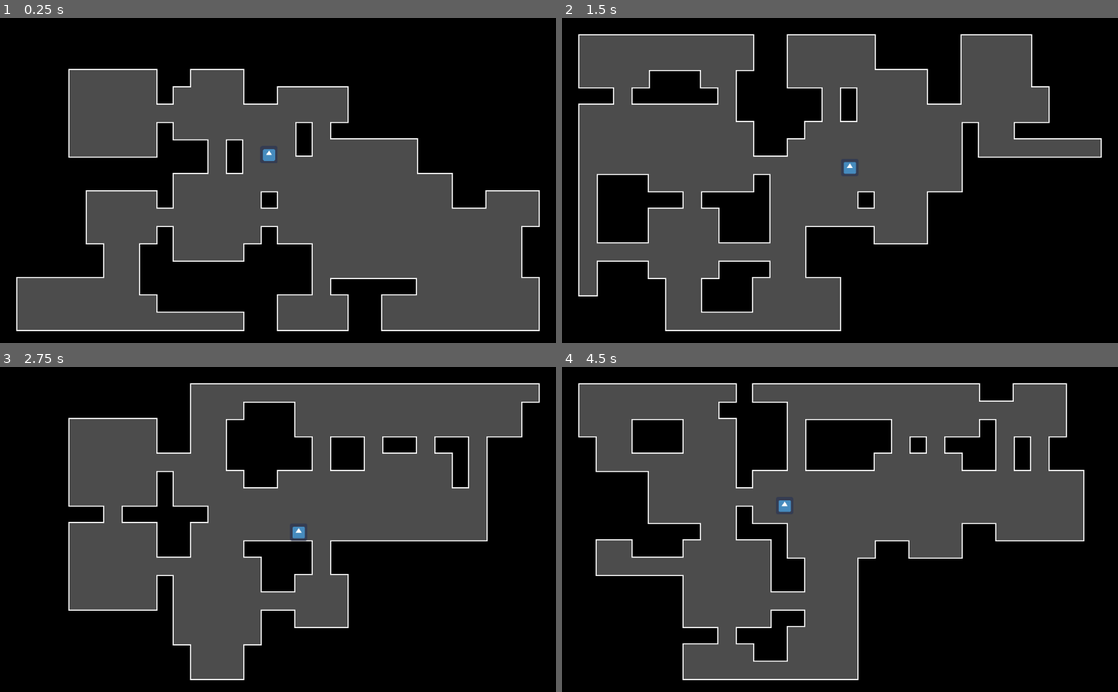
Above: before the commit, frames 1-4 (two rows, left to right).
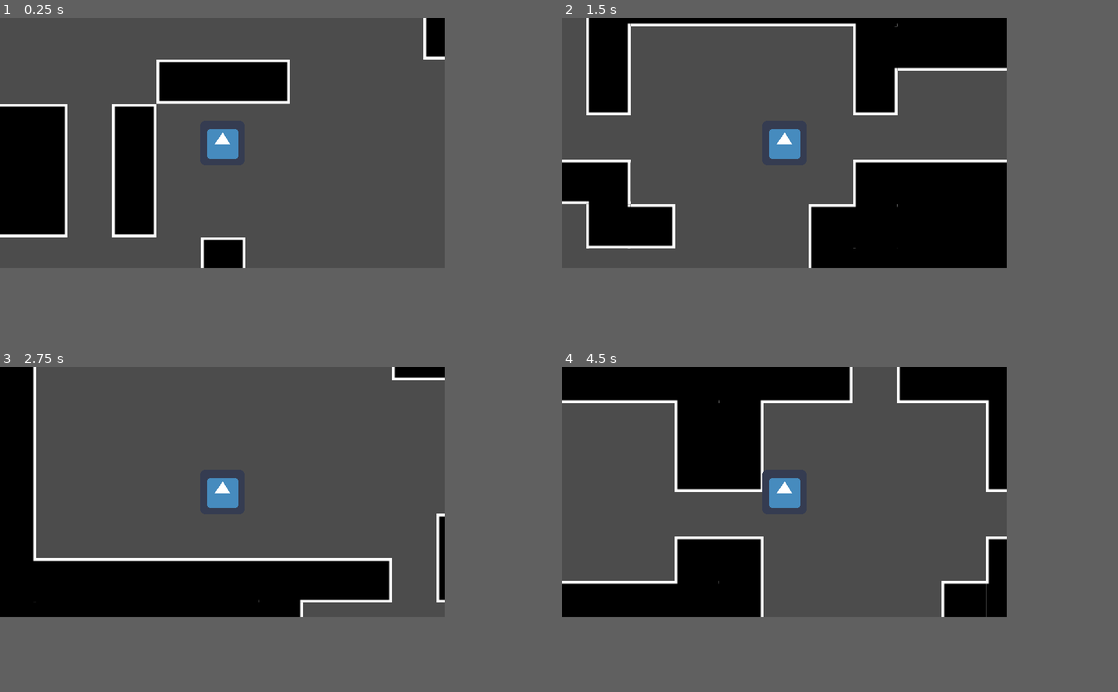
Above: after the commit, the same moments.

Repository: woliveira82/godot-walker-level-generation
Game: Godot game, scene res://game/World.tscn
Same seed, same stepped clock (60 frames per second), same inputs: the game is played once before the commit and once after it. The engine's default icon, where the game draws it, is replaced by a stand-in: a white triangle on a blue panel in a dark square.
Inputs:
- Up to frame 1 (0.25 s): no input
- Up to frame 2 (1.5 s): tap Enter (ui_accept) at 0.5, 0.77 s; hold Right (ui_right) 0.53-1.28 s; hold Down (ui_down) from 1.28 s (still down)
- Up to frame 3 (2.75 s): tap Enter (ui_accept) at 1.52 s; release Down (ui_down) at 2.03 s; hold Right (ui_right) from 2.03 s (still down)
- Up to frame 4 (4.5 s): release Right (ui_right) at 2.78 s; hold Up (ui_up) 2.78-3.53 s; tap Enter (ui_accept) at 3.02, 3.77 s; hold Left (ui_left) from 3.53 s (still down)
The window is 800x468 before the commit and 640x360 after it. Grey fills any space a smaller window leaves; there, only what the larger window draws over its background counts as a difference.

The runs differ from the first frame. In frame 1, 47% of the frame differs, in the area x 0-98%, y 0-97%; in frame 2, 32%; in frame 3, 36%; in frame 4, 40%.

Commit message:
feat: add exit to start a new level

Diff:
--- /dev/null
+++ b/game/ExitArea.gd
@@ -0,0 +1,7 @@
+extends Area2D
+
+signal leaving_level
+
+
+func _on_ExitArea_body_entered(body):
+	emit_signal("leaving_level")
--- /dev/null
+++ b/game/ExitArea.tscn
@@ -0,0 +1,20 @@
+[gd_scene load_steps=3 format=2]
+
+[ext_resource path="res://game/ExitArea.gd" type="Script" id=1]
+
+[sub_resource type="RectangleShape2D" id=1]
+extents = Vector2( 15, 15 )
+
+[node name="ExitArea" type="Area2D"]
+script = ExtResource( 1 )
+
+[node name="ColorRect" type="ColorRect" parent="."]
+margin_left = -15.9951
+margin_top = -15.7145
+margin_right = 16.0049
+margin_bottom = 16.2855
+
+[node name="CollisionShape2D" type="CollisionShape2D" parent="."]
+shape = SubResource( 1 )
+
+[connection signal="body_entered" from="." to="." method="_on_ExitArea_body_entered"]
--- a/game/Player.tscn
+++ b/game/Player.tscn
@@ -16,3 +16,6 @@
 [node name="CollisionShape2D" type="CollisionShape2D" parent="."]
 scale = Vector2( 0.5, 0.5 )
 shape = SubResource( 1 )
+
+[node name="Camera2D" type="Camera2D" parent="."]
+current = true
--- a/Walker.gd
+++ b/game/Walker.gd
@@ -8,6 +8,7 @@
 var borders = Rect2()
 var step_history = []
 var step_since_turn = 0
+var rooms = []
 
 
 func _init(start_position, new_borders):
@@ -18,7 +19,7 @@
 
 
 func walk(steps):
-	create_room(position)
+	place_room(position)
 	for step in steps:
 		if step_since_turn >= 6:
 			change_direction()
@@ -42,7 +43,7 @@
 
 
 func change_direction():
-	create_room(position)
+	place_room(position)
 	step_since_turn = 0
 	var directions = DIRECTIONS.duplicate()
 	directions.erase(direction)
@@ -52,11 +53,26 @@
 		direction = directions.pop_front()
 
 
-func create_room(position):
+func create_room(position, size):
+	return {position = position, size = size}
+
+
+func place_room(position):
 	var size = Vector2(randi() % 4 + 2, randi() % 4 + 2)
 	var top_left_corner = (position - size/2).ceil()
+	rooms.append(create_room(position, size))
 	for x in size.x:
 		for y in size.y:
 			var new_step = top_left_corner + Vector2(x, y)
 			if borders.has_point(new_step):
 				step_history.append(new_step)
+
+
+func get_end_room():
+	var end_room = rooms.pop_front()
+	var starting_position = step_history.front()
+	for room in rooms:
+		if starting_position.distance_to(room.position) > starting_position.distance_to(end_room.position):
+			end_room = room
+
+	return end_room
--- a/game/World.gd
+++ b/game/World.gd
@@ -1,6 +1,7 @@
 extends Node2D
 
 const Player = preload("res://game/Player.tscn")
+const Exit = preload("res://game/ExitArea.tscn")
 
 var borders = Rect2(1, 1, 30, 17)
 
@@ -15,9 +16,16 @@
 func generate_level():
 	var walker = Walker.new(Vector2(15, 8), borders)
 	var map = walker.walk(200)
+
 	var player = Player.instance()
 	add_child(player)
 	player.position = map.front() * 32
+
+	var exit = Exit.instance()
+	add_child(exit)
+	exit.position = walker.get_end_room().position * 32
+	exit.connect("leaving_level", self, "reload_level")
+
 	walker.queue_free()
 	for location in map:
 		tile_map.set_cellv(location, -1)
@@ -28,3 +36,7 @@
 func _input(event):
 	if event.is_action_pressed("ui_accept"):
 		get_tree().reload_current_scene()
+
+
+func reload_level():
+	get_tree().reload_current_scene()
--- a/project.godot
+++ b/project.godot
@@ -12,7 +12,7 @@
 "base": "Node",
 "class": "Walker",
 "language": "GDScript",
-"path": "res://Walker.gd"
+"path": "res://game/Walker.gd"
 } ]
 _global_script_class_icons={
 "Walker": ""
@@ -23,6 +23,15 @@
 config/name="godot-walker-level-generation"
 run/main_scene="res://game/World.tscn"
 config/icon="res://icon.png"
+
+[display]
+
+window/size/width=320
+window/size/height=180
+window/size/test_width=1024
+window/size/test_height=600
+window/stretch/mode="2d"
+window/stretch/aspect="keep"
 
 [gui]
 
